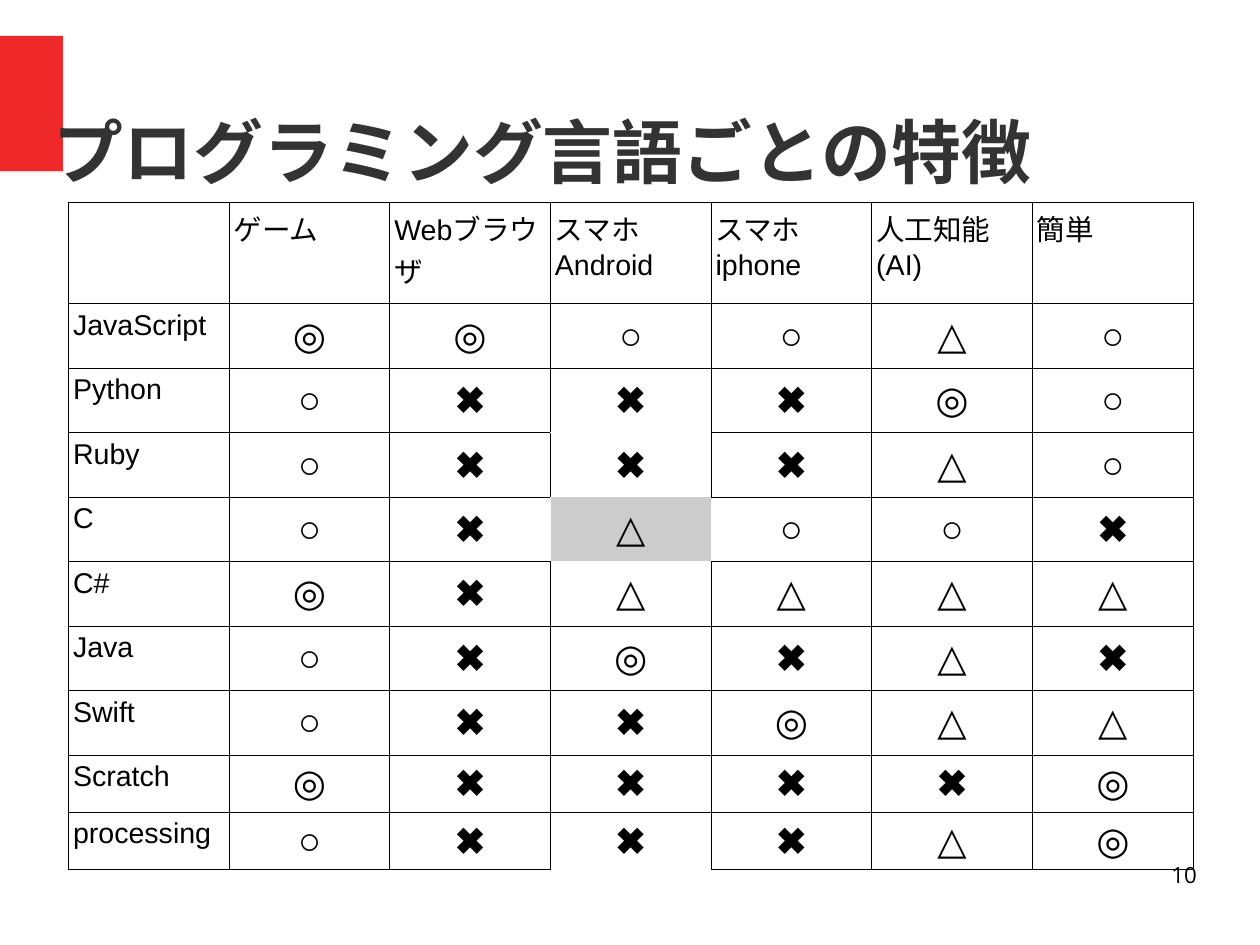
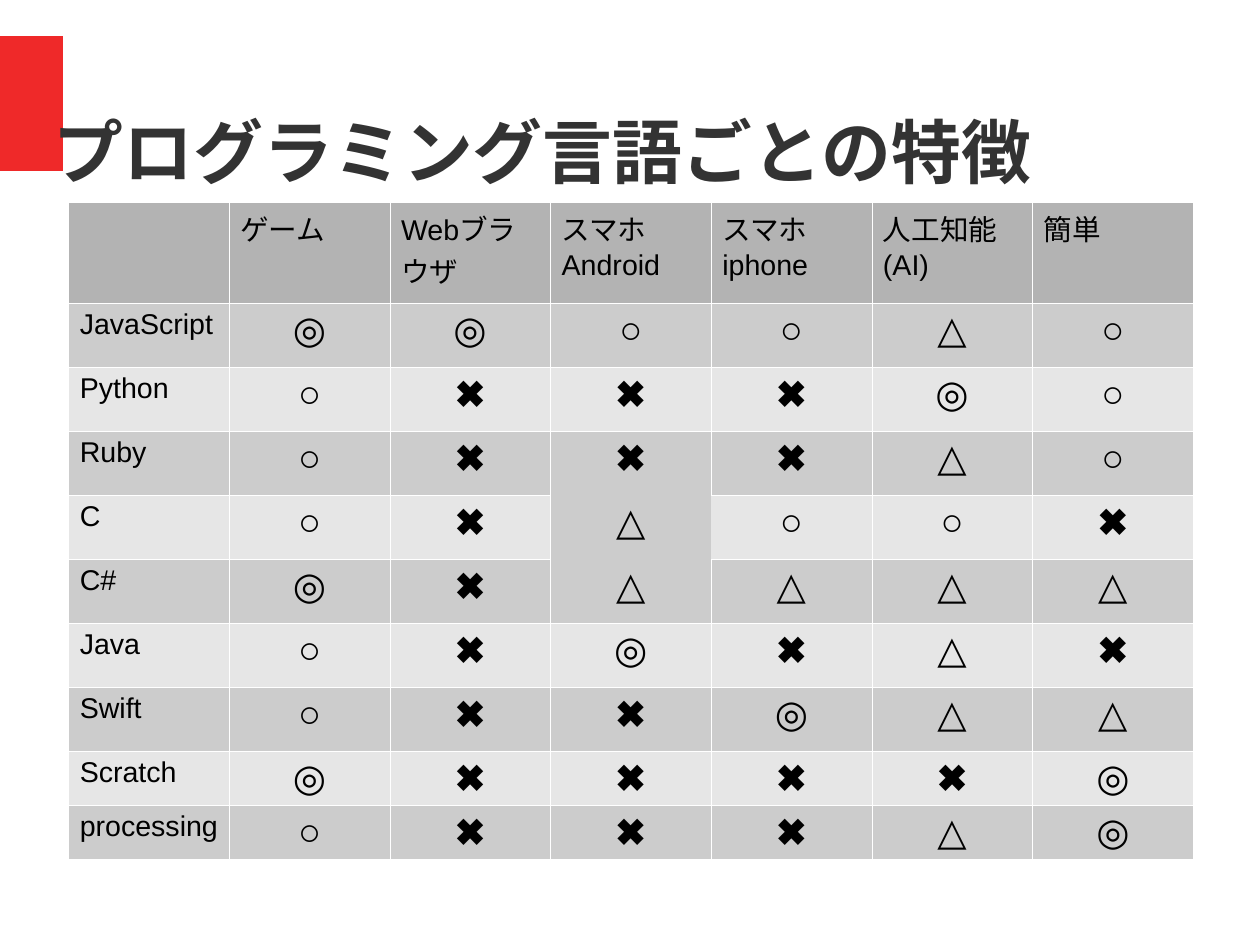
Before and after one commit to coderdojo-nada/resource, a slide deck: slide 10 of guide/coderdojo-nada紹介.odp. Drawn at 1260x945 pixels with LibreOffice and Linux fonts; fonts in the diff are those of the drawing. Boxes give left, top, right and bottom in pixels: in the first picture for what was removed or moved away, otherwise in the second. Text is boxed around its words. In the diff, an @@ line names an element or a change of style, - is before the commit and + after.

```diff
--- a/guide/coderdojo-nada紹介.odp
+++ b/guide/coderdojo-nada紹介.odp
@@ table at [69,202,1197,860] @@
@@ fill none to #B3B3B3 in 6 cells @@
@@ fill none to #CCCCCC in 35 cells @@
@@ fill none to #E6E6E6 in 27 cells @@
@@ borders changed @@
@@ page number removed at [1171,862,1196,884] @@
-10
```
Also in this commit, not shown: 13 other slides changed, 1 slide removed, 5 other files.
